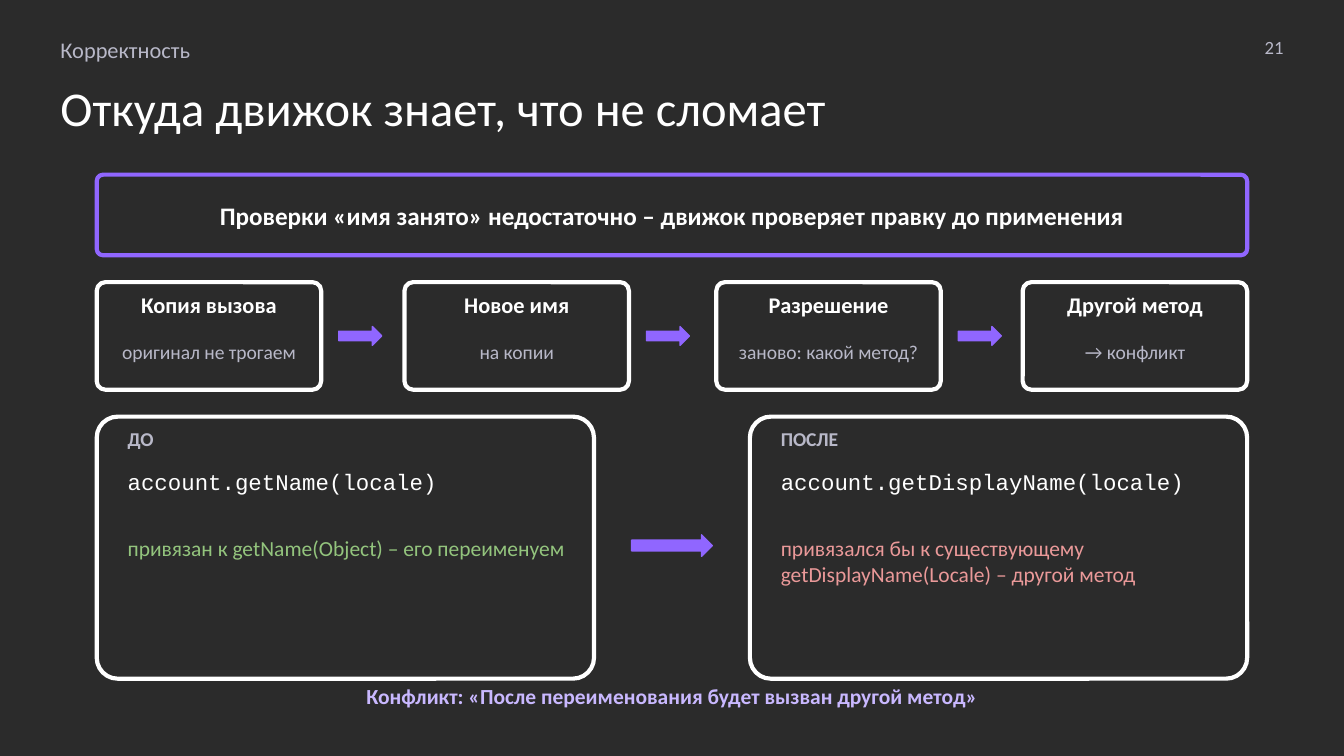
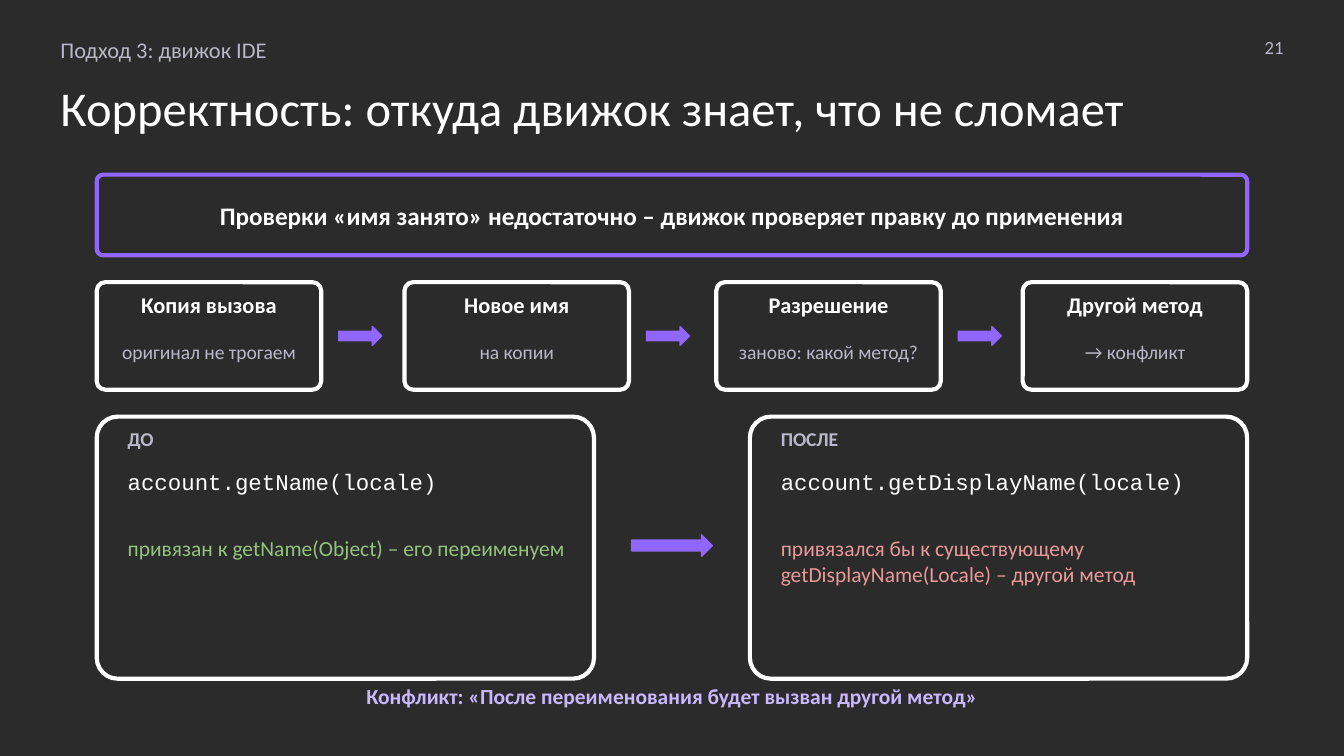
Before and after one commit to MchKosticyn/ide-refactoring-in-ai-agents, a slide deck: slide 21 of Доклад_ Рефакторинг в ИИ-агентах.pptx. Drawn at 1344x756 pixels with LibreOffice and Linux fonts; fonts in the diff are those of the drawing; background and template pictures are left out; a plain dark background stands for a picture behind light text. Boxes give left, top, right and bottom in pixels: in the first picture for what was removed or moved away, otherwise in the second. Text is boxed around its words. In the diff, an @@ line names an element or a change of style, - is before the commit and + after.

```diff
--- a/Доклад_ Рефакторинг в ИИ-агентах.pptx
+++ b/Доклад_ Рефакторинг в ИИ-агентах.pptx
@@ text at bbox=[60, 43, 266, 62]: text changed @@
-Корректность
+Подход 3: движок IDE
@@ text at bbox=[60, 95, 1124, 134]: text changed @@
-Откуда движок знает, что не сломает
+Корректность: откуда движок знает, что не сломает
```
Also in this commit, not shown: 22 other slides changed, 2 slides added, 4 slides removed, 2 other files.
